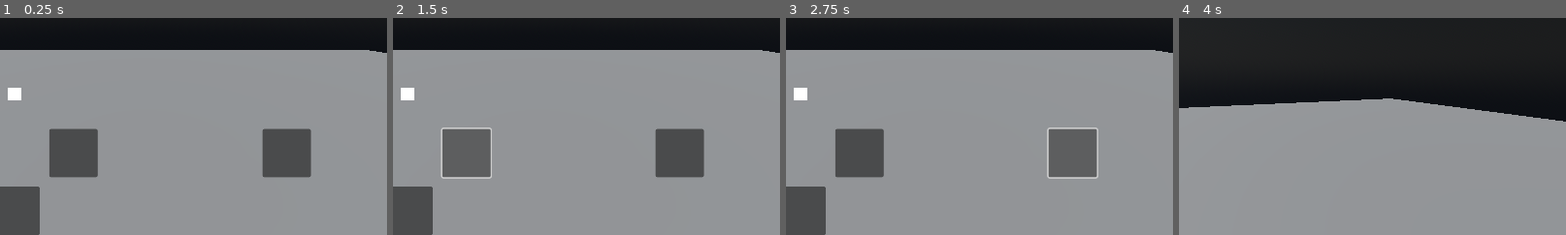
Above: before the commit, frames 1-4 (left to right).
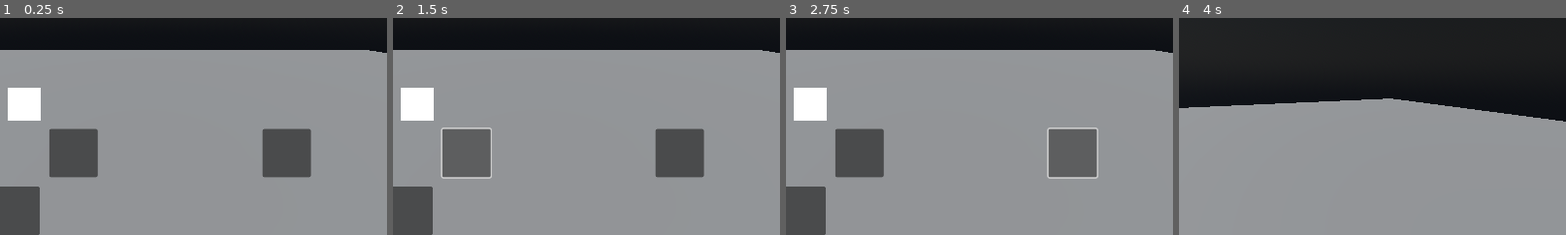
Above: after the commit, the same moments.

Repository: clbwhazzup/godot3D
Game: Godot game, scene res://scenes/level_1.tscn
The game is run twice, just before and just after one commit, with the same random seed, the same clock (stepped at 60 frames per second) and the same inputs.
Inputs (mouse positions are % of the whole screen's width and height, from its top left):
- Up to frame 1 (0.25 s): no input
- Up to frame 2 (1.5 s): click (25, 81) at 0.5 s; click (40, 81) at 1.25 s
- Up to frame 3 (2.75 s): click (67, 81) at 2 s
- Up to frame 4 (4 s): move the mouse to (72, 45) at 2.77 s; hold D (move_right) 2.78-3.5 s; tap E (interact) at 2.85 s; click (72, 45) at 2.92 s; tap Space (jump) at 3.02 s; tap Enter at 3.5 s; drag from (30, 55) to (45, 70) at 3.52 s
The pictures show only the part of the screen within x 31-80%, y 50-100%; the shares and areas given below are measured in that part.

The runs differ from the first frame. In frame 1, 1.1% of the frame differs, in the area x 2-11%, y 32-48%; in frame 2, 1.1%; in frame 3, 1.1%; in frame 4, nothing differs.

Commit message:
Last Sync: 2025-03-27 17:20:41 (Mobile)

Diff:
--- a/scenes/level_1.tscn
+++ b/scenes/level_1.tscn
@@ -84,9 +84,9 @@
 
 [node name="Forward" type="TouchScreenButton" parent="TouchControls/Overlay/Directional"]
 position = Vector2(111, 25)
-scale = Vector2(20, 20)
+scale = Vector2(50, 50)
 texture_normal = SubResource("CanvasTexture_bswci")
-action = "forward"
+action = "move_forward"
 
 [node name="Back" type="Button" parent="TouchControls/Overlay/Directional"]
 layout_mode = 1
